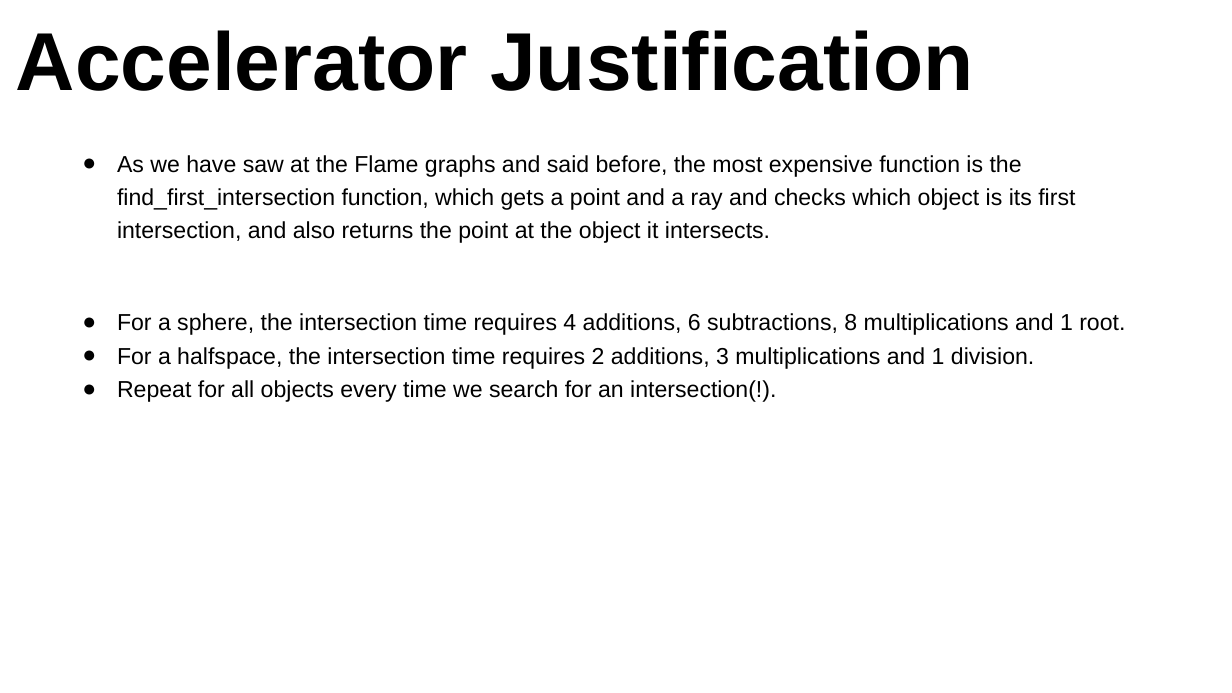
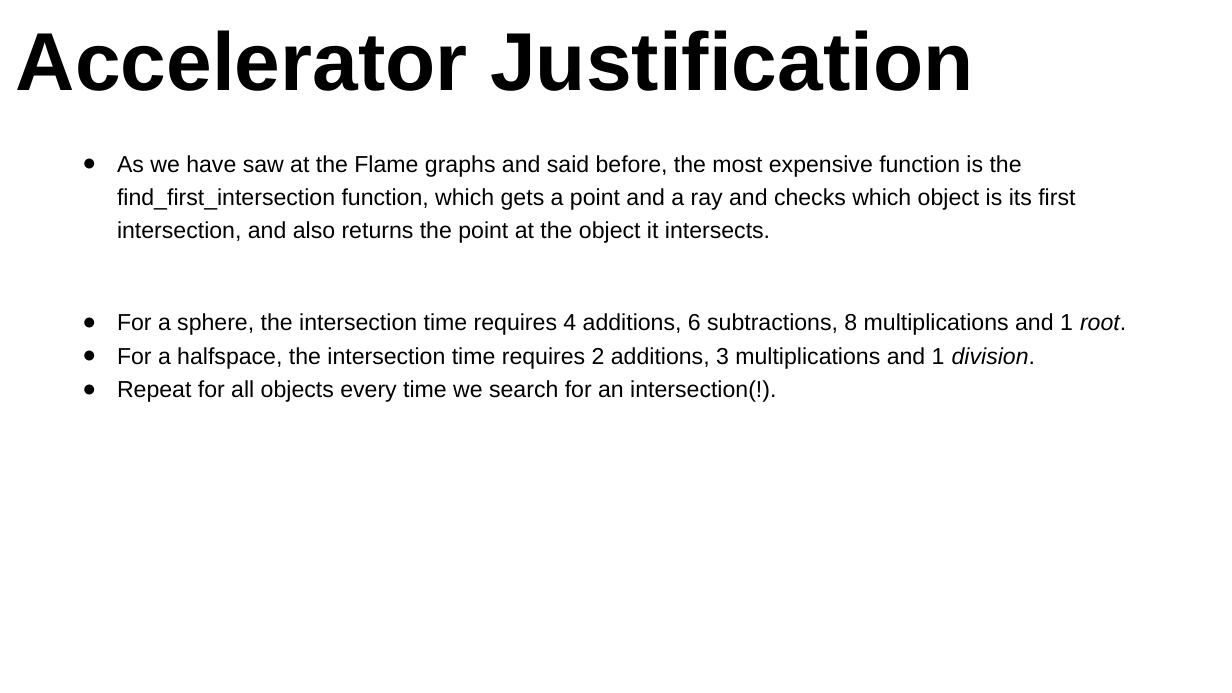
Before and after one commit to oridaniel09/nnproject, a slide deck: slide 63 of Final Presentation - NN Project.pptx. Drawn at 1232x693 pixels with LibreOffice and Linux fonts; fonts in the diff are those of the drawing. Boxes give left, top, right and bottom in pixels: in the first picture for what was removed or moved away, otherwise in the second. Text is boxed around its words. In the diff, an @@ line names an element or a change of style, - is before the commit and + after.

```diff
--- a/Final Presentation - NN Project.pptx
+++ b/Final Presentation - NN Project.pptx
@@ text at bbox=[117, 313, 1126, 369]: italic on in "root.", "division." @@
```
Also in this commit, not shown: 11 other slides changed, 1 slide added.
